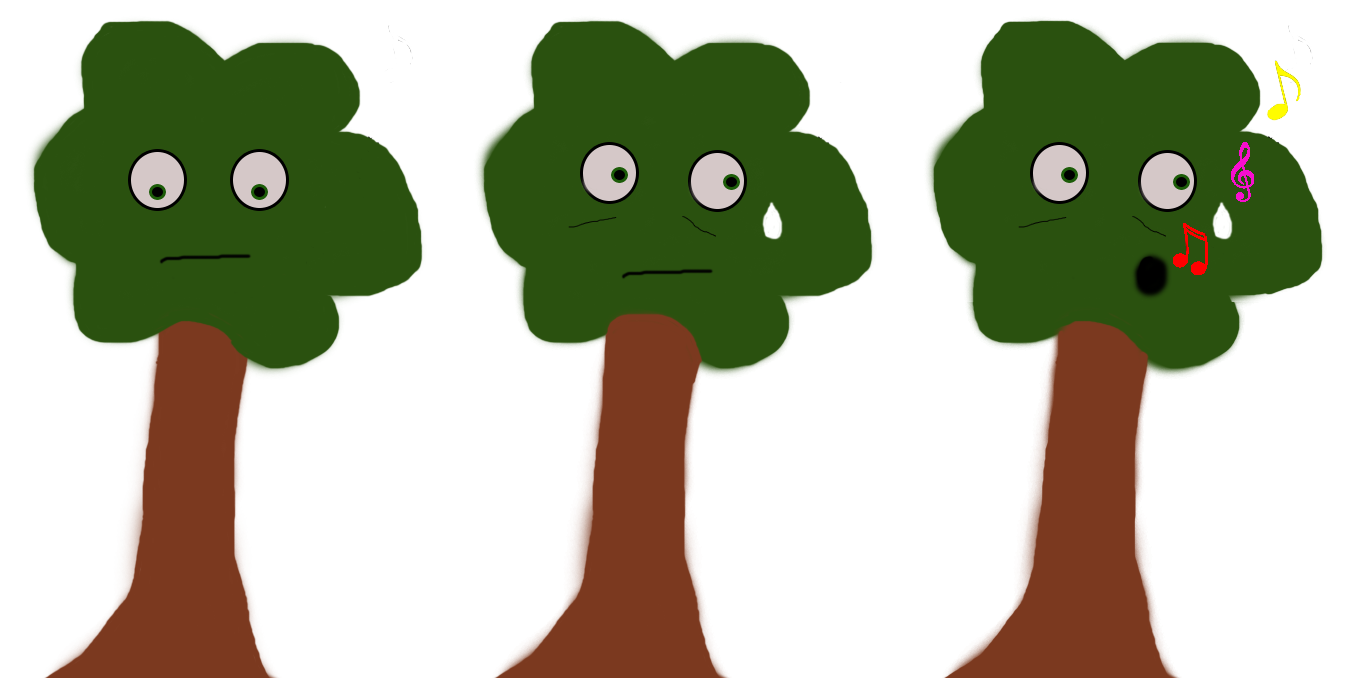
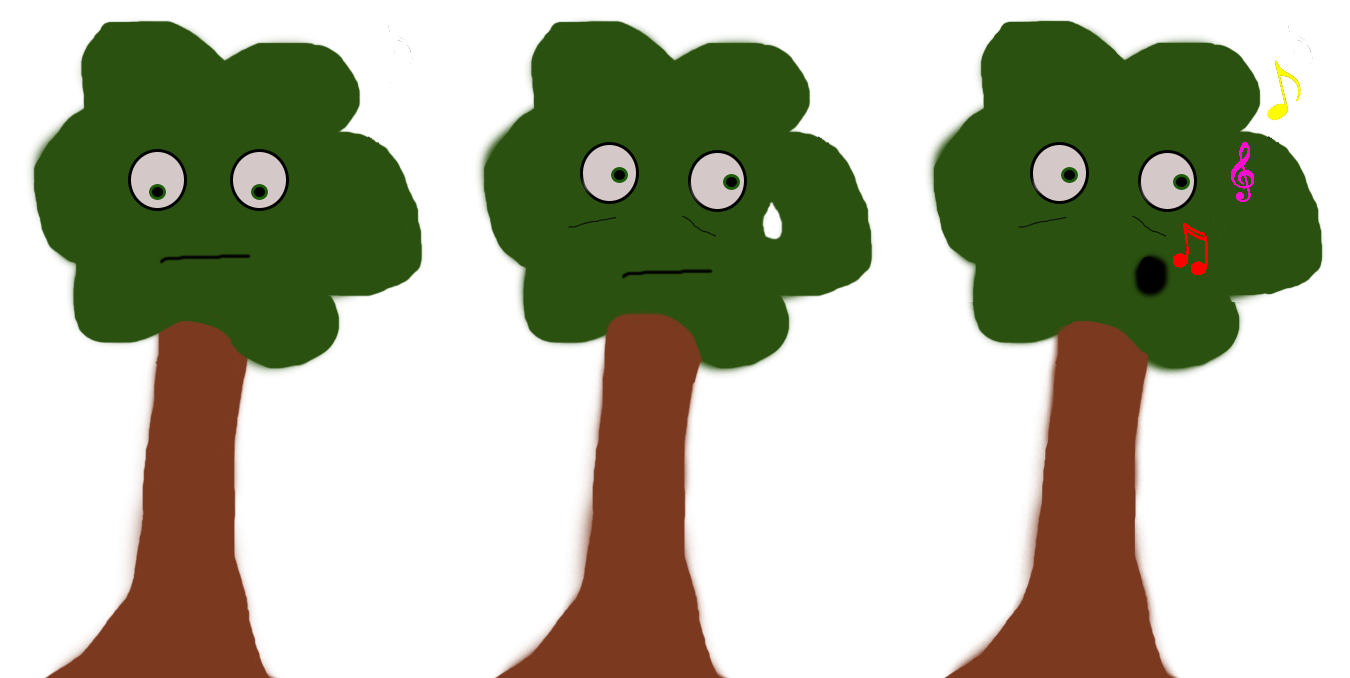
Layer changes from the first (1350, 678) image to the second:
painted on "Calque 2" over 1211, 201, 1233, 240
